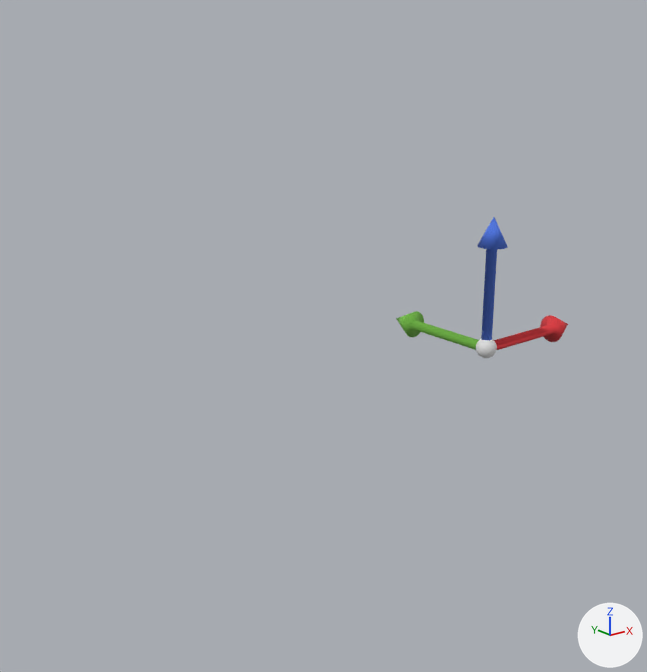
What one commit did to the Blender file Blender/Helpers/Viewpoint.blend.
Both versions are drawn from a camera (50 mm lens) standing at (-0.633, -0.542, 0.267) and looking at (-0.243, -0.055, 0.073). Every picture has the same lights, and +X, +Y and +Z are marked at lower right.

Objects in the first picture: 'AX_X', 'AX_Y', 'AX_Z'.
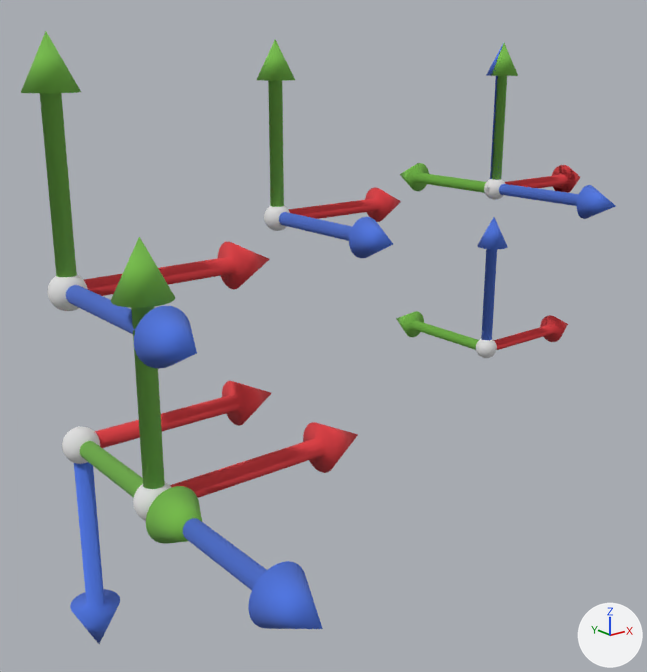
Changed parts and their boxes (x1, y1, x2, y2) in the pictures (647 x 672 px):
'AX_Z.006', added (blue): after (183, 518, 323, 629)
'AX_Y.004', added (green): after (21, 31, 81, 277)
'AX_Y.006', added (green): after (111, 237, 175, 489)
'AX_Z.004', added (blue): after (66, 285, 197, 369)
'AX_X.006', added (red): after (170, 422, 358, 498)
'AX_Z.005', added (blue): after (70, 462, 120, 644)
'AX_Y.005', added (green): after (80, 441, 202, 544)
'AX_X.005', added (red): after (95, 381, 271, 448)
'AX_X.004', added (red): after (84, 242, 270, 296)
'AX_Y.003', added (green): after (257, 39, 295, 207)
'AX_Z.003', added (blue): after (279, 212, 393, 258)
'AX_Z.002', added (blue): after (499, 184, 616, 219)
'AX_X.003', added (red): after (288, 187, 401, 222)
'AX_Y.002', added (green): after (490, 43, 518, 180)
'AX_Y.001', added (green): after (400, 163, 486, 193)
'Viewpoint_Joint_4', added: after (62, 427, 100, 464)
'Viewpoint_Joint_3', added: after (47, 275, 87, 311)
'AX_X.001', added (red): after (505, 165, 580, 192)
'Viewpoint_Joint_5', added: after (133, 483, 171, 521)
'Viewpoint_Joint_2', added: after (264, 206, 290, 231)
'AX_Z.001', added: after (486, 45, 503, 179)
'AX_X.002', added: after (508, 165, 580, 193)
'Viewpoint_Joint_0', added: after (484, 179, 504, 200)
'Viewpoint_Joint_1', added: after (484, 179, 505, 200)

The change, as a diff of the scene's bpy script:
```diff
--- a/Blender/Helpers/Viewpoint.blend.py
+++ b/Blender/Helpers/Viewpoint.blend.py
@@ ob_viewpoint_joint_5 @@
+ob_viewpoint_joint_5 = bpy.data.objects.new('Viewpoint_Joint_5', me_viewpoint.copy())  # the mesh of ob_viewpoint
+ob_viewpoint_joint_5.location = (-0.4569, -0.1943, 0.0665)
+ob_viewpoint_joint_5.rotation_euler = (1.571, 0.0, 0.0)  # degrees (90, 0, 0)
@@ ob_ax_z_006 @@
+ob_ax_z_006 = bpy.data.objects.new('AX_Z.006', me_ax_z.copy())  # the mesh of ob_ax_z
+ob_ax_z_006.parent = ob_viewpoint_joint_5
+ob_ax_z_006.location = (0.0, 0.0, 0.385)
@@ ob_ax_y_006 @@
+ob_ax_y_006 = bpy.data.objects.new('AX_Y.006', me_ax_y.copy())  # the mesh of ob_ax_y
+ob_ax_y_006.parent = ob_viewpoint_joint_5
+ob_ax_y_006.location = (0.0, 0.0, 0.385)
@@ ob_ax_x_006 @@
+ob_ax_x_006 = bpy.data.objects.new('AX_X.006', me_ax_x.copy())  # the mesh of ob_ax_x
+ob_ax_x_006.parent = ob_viewpoint_joint_5
+ob_ax_x_006.location = (0.0, 0.0, 0.385)
@@ ob_viewpoint_joint_4 @@
+ob_viewpoint_joint_4 = bpy.data.objects.new('Viewpoint_Joint_4', me_viewpoint.copy())  # the mesh of ob_viewpoint
+ob_viewpoint_joint_4.location = (-0.4569, -0.1124, 0.0665)
+ob_viewpoint_joint_4.rotation_euler = (-3.142, 0.0, 0.0)  # degrees (-180, 0, 0)
@@ ob_ax_z_005 @@
+ob_ax_z_005 = bpy.data.objects.new('AX_Z.005', me_ax_z.copy())  # the mesh of ob_ax_z
+ob_ax_z_005.parent = ob_viewpoint_joint_4
+ob_ax_z_005.location = (0.0, 0.0, 0.385)
@@ ob_ax_y_005 @@
+ob_ax_y_005 = bpy.data.objects.new('AX_Y.005', me_ax_y.copy())  # the mesh of ob_ax_y
+ob_ax_y_005.parent = ob_viewpoint_joint_4
+ob_ax_y_005.location = (0.0, 0.0, 0.385)
@@ ob_ax_x_005 @@
+ob_ax_x_005 = bpy.data.objects.new('AX_X.005', me_ax_x.copy())  # the mesh of ob_ax_x
+ob_ax_x_005.parent = ob_viewpoint_joint_4
+ob_ax_x_005.location = (0.0, 0.0, 0.385)
@@ ob_viewpoint_joint_3 @@
+ob_viewpoint_joint_3 = bpy.data.objects.new('Viewpoint_Joint_3', me_viewpoint.copy())  # the mesh of ob_viewpoint
+ob_viewpoint_joint_3.location = (-0.4569, -0.1124, 0.1519)
+ob_viewpoint_joint_3.rotation_euler = (1.571, 0.0, 0.0)  # degrees (90, 0, 0)
@@ ob_ax_z_004 @@
+ob_ax_z_004 = bpy.data.objects.new('AX_Z.004', me_ax_z.copy())  # the mesh of ob_ax_z
+ob_ax_z_004.parent = ob_viewpoint_joint_3
+ob_ax_z_004.location = (0.0, 0.0, 0.385)
@@ ob_ax_y_004 @@
+ob_ax_y_004 = bpy.data.objects.new('AX_Y.004', me_ax_y.copy())  # the mesh of ob_ax_y
+ob_ax_y_004.parent = ob_viewpoint_joint_3
+ob_ax_y_004.location = (0.0, 0.0, 0.385)
@@ ob_ax_x_004 @@
+ob_ax_x_004 = bpy.data.objects.new('AX_X.004', me_ax_x.copy())  # the mesh of ob_ax_x
+ob_ax_x_004.parent = ob_viewpoint_joint_3
+ob_ax_x_004.location = (0.0, 0.0, 0.385)
@@ ob_viewpoint_joint_2 @@
+ob_viewpoint_joint_2 = bpy.data.objects.new('Viewpoint_Joint_2', me_viewpoint.copy())  # the mesh of ob_viewpoint
+ob_viewpoint_joint_2.location = (-0.2437, 0.0, 0.1519)
+ob_viewpoint_joint_2.rotation_euler = (1.571, 0.0, 0.0)  # degrees (90, 0, 0)
@@ ob_ax_z_003 @@
+ob_ax_z_003 = bpy.data.objects.new('AX_Z.003', me_ax_z.copy())  # the mesh of ob_ax_z
+ob_ax_z_003.parent = ob_viewpoint_joint_2
+ob_ax_z_003.location = (0.0, 0.0, 0.385)
@@ ob_ax_y_003 @@
+ob_ax_y_003 = bpy.data.objects.new('AX_Y.003', me_ax_y.copy())  # the mesh of ob_ax_y
+ob_ax_y_003.parent = ob_viewpoint_joint_2
+ob_ax_y_003.location = (0.0, 0.0, 0.385)
@@ ob_ax_x_003 @@
+ob_ax_x_003 = bpy.data.objects.new('AX_X.003', me_ax_x.copy())  # the mesh of ob_ax_x
+ob_ax_x_003.parent = ob_viewpoint_joint_2
+ob_ax_x_003.location = (0.0, 0.0, 0.385)
@@ ob_viewpoint_joint_1 @@
+ob_viewpoint_joint_1 = bpy.data.objects.new('Viewpoint_Joint_1', me_viewpoint.copy())  # the mesh of ob_viewpoint
+ob_viewpoint_joint_1.location = (0.0, 0.0, 0.1519)
+ob_viewpoint_joint_1.rotation_euler = (1.571, 0.0, 0.0)  # degrees (90, 0, 0)
@@ ob_ax_z_002 @@
+ob_ax_z_002 = bpy.data.objects.new('AX_Z.002', me_ax_z.copy())  # the mesh of ob_ax_z
+ob_ax_z_002.parent = ob_viewpoint_joint_1
+ob_ax_z_002.location = (0.0, 0.0, 0.385)
@@ ob_ax_y_002 @@
+ob_ax_y_002 = bpy.data.objects.new('AX_Y.002', me_ax_y.copy())  # the mesh of ob_ax_y
+ob_ax_y_002.parent = ob_viewpoint_joint_1
+ob_ax_y_002.location = (0.0, 0.0, 0.385)
@@ ob_ax_x_002 @@
+ob_ax_x_002 = bpy.data.objects.new('AX_X.002', me_ax_x.copy())  # the mesh of ob_ax_x
+ob_ax_x_002.parent = ob_viewpoint_joint_1
+ob_ax_x_002.location = (0.0, 0.0, 0.385)
@@ ob_viewpoint_joint_0 @@
+ob_viewpoint_joint_0 = bpy.data.objects.new('Viewpoint_Joint_0', me_viewpoint.copy())  # the mesh of ob_viewpoint
+ob_viewpoint_joint_0.location = (0.0, 0.0, 0.1519)
@@ ob_ax_z_001 @@
+ob_ax_z_001 = bpy.data.objects.new('AX_Z.001', me_ax_z.copy())  # the mesh of ob_ax_z
+ob_ax_z_001.parent = ob_viewpoint_joint_0
+ob_ax_z_001.location = (0.0, 0.0, 0.385)
@@ ob_ax_y_001 @@
+ob_ax_y_001 = bpy.data.objects.new('AX_Y.001', me_ax_y.copy())  # the mesh of ob_ax_y
+ob_ax_y_001.parent = ob_viewpoint_joint_0
+ob_ax_y_001.location = (0.0, 0.0, 0.385)
@@ ob_ax_x_001 @@
+ob_ax_x_001 = bpy.data.objects.new('AX_X.001', me_ax_x.copy())  # the mesh of ob_ax_x
+ob_ax_x_001.parent = ob_viewpoint_joint_0
+ob_ax_x_001.location = (0.0, 0.0, 0.385)
```
